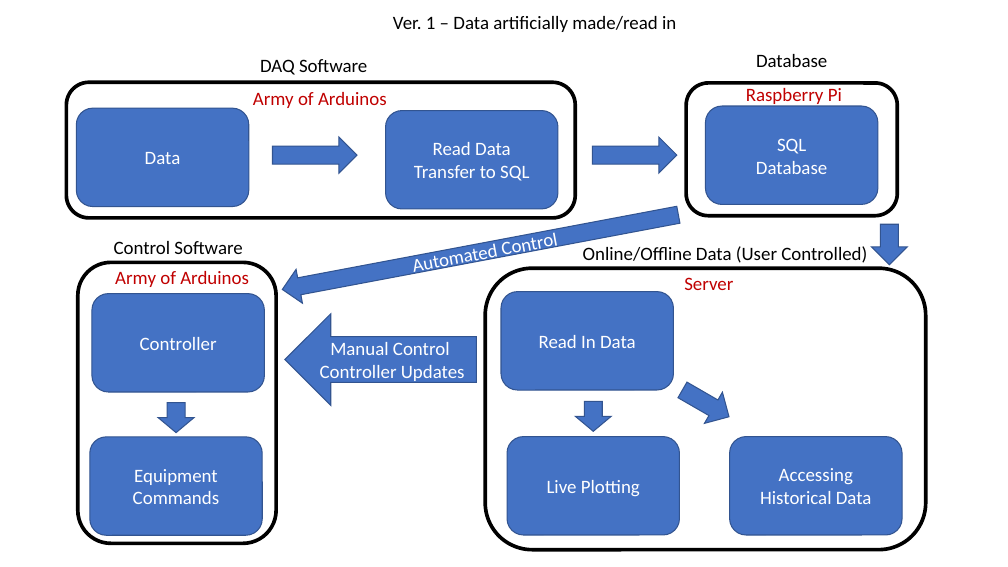
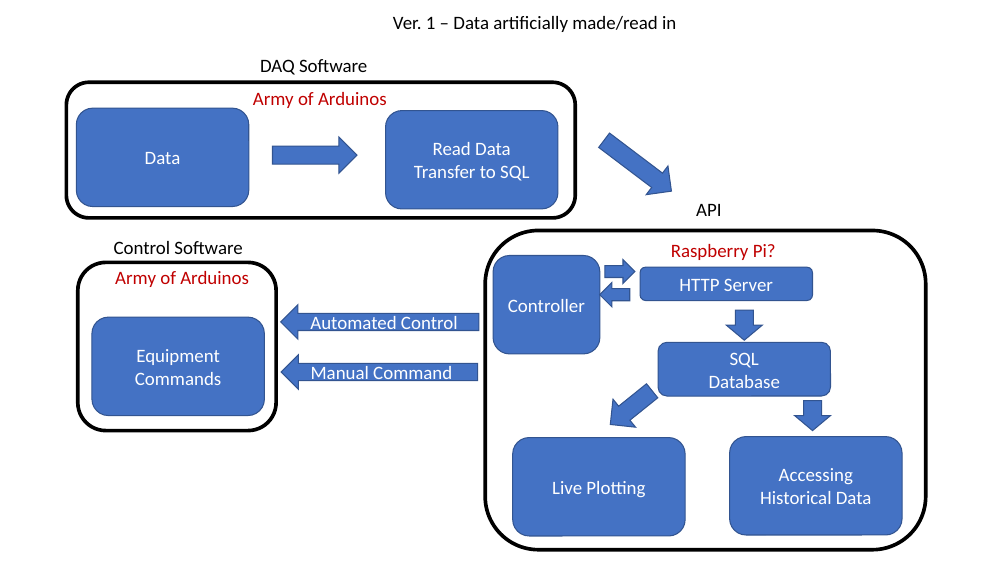
Before and after one commit to snowguy37/AUTOmato, a slide deck: slide 1 of Outline.pptx. Drawn at 1008x567 pixels with LibreOffice and Linux fonts; fonts in the diff are those of the drawing. Boxes give left, top, right and bottom in pixels: in the first picture for what was removed or moved away, otherwise in the second. Text is boxed around its words. In the diff, an @@ line names an element or a change of style, - is before the commit and + after.

```diff
--- a/Outline.pptx
+++ b/Outline.pptx
@@ text removed at (756, 54, 827, 67) @@
-Database
@@ rounded rectangle removed at (687, 83, 898, 216) @@
@@ right arrow at (594, 126, 683, 206): rotation 0 to 37 degrees @@
@@ text added at (696, 204, 721, 216), 18 pt, text #000000 @@
+API
@@ rounded rectangle: place and size @@
-rounded rectangle at (485, 268, 926, 550)
+rounded rectangle at (485, 231, 926, 550)
@@ right arrow removed at (872, 225, 908, 265) @@
@@ rounded rectangle: place and size @@
-rounded rectangle at (78, 262, 276, 544)
+rounded rectangle at (78, 262, 276, 430)
@@ rounded rectangle "Controller": place and size @@
-rounded rectangle "Controller" at (92, 293, 265, 392)
+rounded rectangle "Controller" at (493, 256, 600, 354)
@@ text removed at (583, 246, 867, 263) @@
-Online/Offline Data (User Controlled)
@@ right arrow added at (605, 259, 635, 284), fill #4472C4, outline #325491 1 pt @@
@@ rounded rectangle "HTTP Server": place and size @@
-rounded rectangle "HTTP Server" at (684, 277, 733, 290)
+rounded rectangle "HTTP Server" at (640, 267, 813, 300)
@@ rounded rectangle "HTTP Server" at (640, 267, 813, 300): vertical alignment top to middle; fill none to #4472C4; outline none to #325491 1 pt @@
@@ text at (671, 244, 776, 260): text changed @@
-Raspberry Pi
+Raspberry Pi?
@@ rounded rectangle removed at (501, 292, 674, 390) @@
-Read In Data
@@ right arrow added at (600, 283, 630, 307), fill #4472C4, outline #325491 1 pt @@
@@ text in rounded rectangle at (679, 278, 773, 291): text changed; text colour #C00000 to #FFFFFF @@
-Server
+HTTP Server
@@ rounded rectangle "Equipment Commands": place and size @@
-rounded rectangle "Equipment Commands" at (90, 437, 262, 535)
+rounded rectangle "Equipment Commands" at (92, 317, 265, 415)
@@ right arrow "Automated Control" at (281, 305, 479, 339): rotation 169 to 180 degrees @@
@@ right arrow: place and size @@
-right arrow at (158, 403, 194, 433)
+right arrow at (727, 310, 763, 340)
@@ right arrow "Manual Command": place and size @@
-right arrow "Manual Command" at (285, 314, 476, 405)
+right arrow "Manual Command" at (281, 355, 478, 389)
@@ rounded rectangle "SQL": place and size @@
-rounded rectangle "SQL" at (706, 106, 878, 204)
+rounded rectangle "SQL" at (658, 343, 830, 396)
@@ text in right arrow at (311, 366, 452, 385): text changed @@
-Manual Control
-Controller Updates
+Manual Command
@@ right arrow at (599, 377, 663, 439): rotation 30 to 141 degrees @@
@@ right arrow: place and size @@
-right arrow at (575, 402, 612, 432)
+right arrow at (795, 401, 831, 431)
@@ rounded rectangle "Live Plotting": place and size @@
-rounded rectangle "Live Plotting" at (507, 436, 680, 535)
+rounded rectangle "Live Plotting" at (513, 438, 685, 536)
```
Also in this commit, not shown: 1 other slide changed, 1 slide added.
